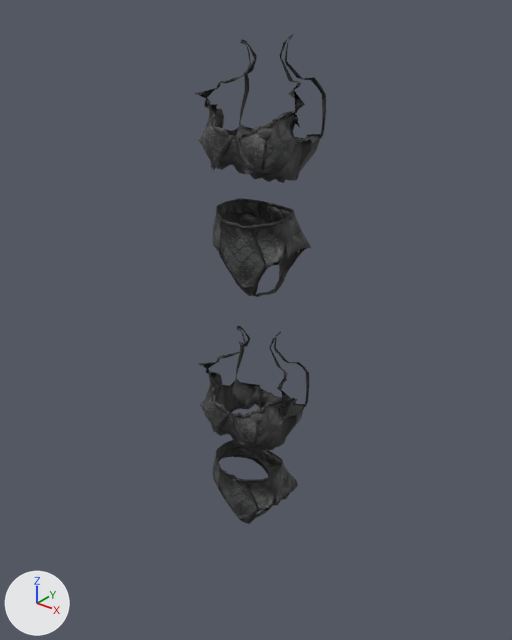
The glTF model game/public/assets/models/outfit-lingerie-black.glb: old version first, new version second.
Rendered twice from a 50 mm lens placed at (1.154, -1.42, 1.624), pointed at (-0.03, 0.06, 0.706). The axes (+X, +Y, +Z) are drawn at lower left. The lights are the same throughout. The first picture is the older version.

The first picture shows 'LingerieDisplay_black_bottom', 'LingerieDisplay_black_top', 'Outfit_lingerie-black-bottom__paleRevenant', 'Outfit_lingerie-black-top__paleRevenant'.
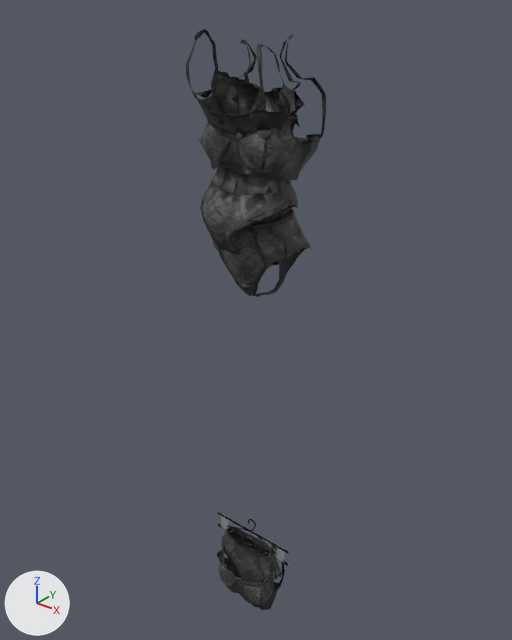
What differs and where, as boxes (x1, y1, x2, y2) in the pictures (512 x 640 px):
```json
{"object": "LingerieDisplay_black_top", "change": "deleted", "before": [199, 326, 309, 451]}
{"object": "LingerieMannequin_black_bottom", "change": "added", "after": [200, 165, 298, 255]}
{"object": "LingerieMannequin_black_top", "change": "added", "after": [186, 29, 297, 136]}
{"object": "LingerieDisplay_black_bottom", "change": "deleted", "before": [213, 440, 298, 524]}
{"object": "LingerieHang_black_bottom", "change": "added", "after": [218, 512, 289, 584], "faces in mat_lingerie_black": [222, 527, 282, 584], "faces in mat_lingeriehanger (light grey #dddee1)": [218, 512, 289, 562]}
{"object": "LingerieHang_black_top", "change": "added", "after": [217, 519, 289, 610], "faces in mat_lingerie_black": [217, 529, 285, 610], "faces in mat_lingeriehanger (light grey #dddee1)": [217, 519, 289, 567]}
```

Edits to the scene script, one JSON object a line:
```json
{"op": "add", "block": "mat_lingeriehanger", "code": ["mat_lingeriehanger = principled_material('LingerieHanger')", "mat_lingeriehanger.base_color = (0.72, 0.73, 0.75)  # light grey #dddee1", "mat_lingeriehanger.metallic = 0.85", "mat_lingeriehanger.roughness = 0.35"]}
{"op": "add", "block": "me_lingeriehang_black_bottom", "code": ["me_lingeriehang_black_bottom = bpy.data.meshes.new('LingerieHang_black_bottom')", "me_lingeriehang_black_bottom.from_pydata(...)  # 927 vertices, 1716 faces; spans x -0.15..0.15, y -0.034..0.035, z -0.307..0.004", "# faces by material slot: [1452, 264]", "me_lingeriehang_black_bottom.materials.append(mat_lingerie_black)", "me_lingeriehang_black_bottom.materials.append(mat_lingeriehanger)  # light grey #dddee1"]}
{"op": "add", "block": "me_lingeriehang_black_top", "code": ["me_lingeriehang_black_top = bpy.data.meshes.new('LingerieHang_black_top')", "me_lingeriehang_black_top.from_pydata(...)  # 1380 vertices, 2568 faces; spans x -0.154..0.154, y -0.082..0.025, z -0.307..0.004", "# faces by material slot: [2292, 276]", "me_lingeriehang_black_top.materials.append(mat_lingerie_black)", "me_lingeriehang_black_top.materials.append(mat_lingeriehanger)  # light grey #dddee1"]}
{"op": "add", "block": "me_lingeriemannequin_black_bottom", "code": ["me_lingeriemannequin_black_bottom = bpy.data.meshes.new('LingerieMannequin_black_bottom')", "me_lingeriemannequin_black_bottom.from_pydata(...)  # 773 vertices, 1452 faces; spans x -0.129..0.132, y -0.131..0.085, z 0.951..1.181", "me_lingeriemannequin_black_bottom.materials.append(mat_lingerie_black)"]}
{"op": "add", "block": "me_lingeriemannequin_black_top", "code": ["me_lingeriemannequin_black_top = bpy.data.meshes.new('LingerieMannequin_black_top')", "me_lingeriemannequin_black_top.from_pydata(...)  # 1236 vertices, 2292 faces; spans x -0.125..0.147, y -0.11..0.085, z 1.259..1.509", "me_lingeriemannequin_black_top.materials.append(mat_lingerie_black)"]}
{"op": "remove", "block": "ob_lingeriedisplay_black_top", "code": ["ob_lingeriedisplay_black_top = bpy.data.objects.new('LingerieDisplay_black_top', me_lingeriedisplay_black_top)", "ob_lingeriedisplay_black_top.location = (0.006, -0.038, -0.789)"]}
{"op": "remove", "block": "ob_lingeriedisplay_black_bottom", "code": ["ob_lingeriedisplay_black_bottom = bpy.data.objects.new('LingerieDisplay_black_bottom', me_lingeriedisplay_black_bottom)", "ob_lingeriedisplay_black_bottom.location = (0.006, -0.038, -0.789)"]}
{"op": "add", "block": "ob_lingeriehang_black_bottom", "code": ["ob_lingeriehang_black_bottom = bpy.data.objects.new('LingerieHang_black_bottom', me_lingeriehang_black_bottom)", "ob_lingeriehang_black_bottom.location = (0.0, 0.0, 0.0)"]}
{"op": "add", "block": "ob_lingeriehang_black_top", "code": ["ob_lingeriehang_black_top = bpy.data.objects.new('LingerieHang_black_top', me_lingeriehang_black_top)", "ob_lingeriehang_black_top.location = (0.0, 0.0, 0.0)"]}
{"op": "add", "block": "ob_lingeriemannequin_black_bottom", "code": ["ob_lingeriemannequin_black_bottom = bpy.data.objects.new('LingerieMannequin_black_bottom', me_lingeriemannequin_black_bottom)", "ob_lingeriemannequin_black_bottom.location = (0.0, 0.0, 0.0)"]}
{"op": "add", "block": "ob_lingeriemannequin_black_top", "code": ["ob_lingeriemannequin_black_top = bpy.data.objects.new('LingerieMannequin_black_top', me_lingeriemannequin_black_top)", "ob_lingeriemannequin_black_top.location = (0.0, 0.0, 0.0)"]}
```
